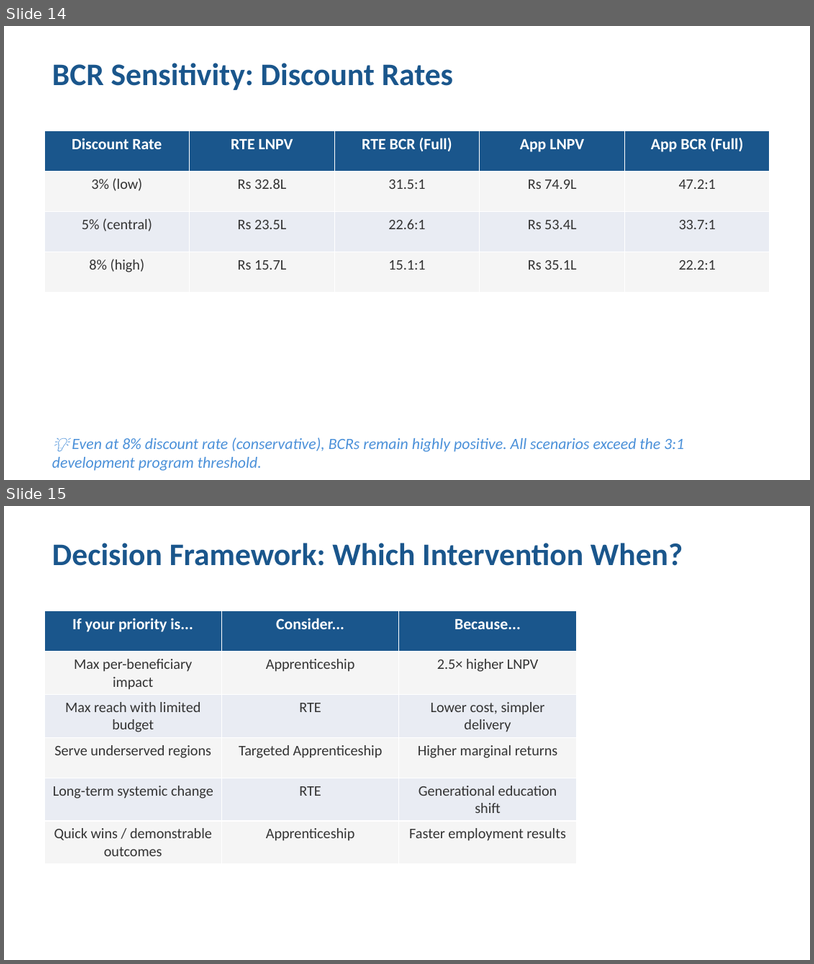
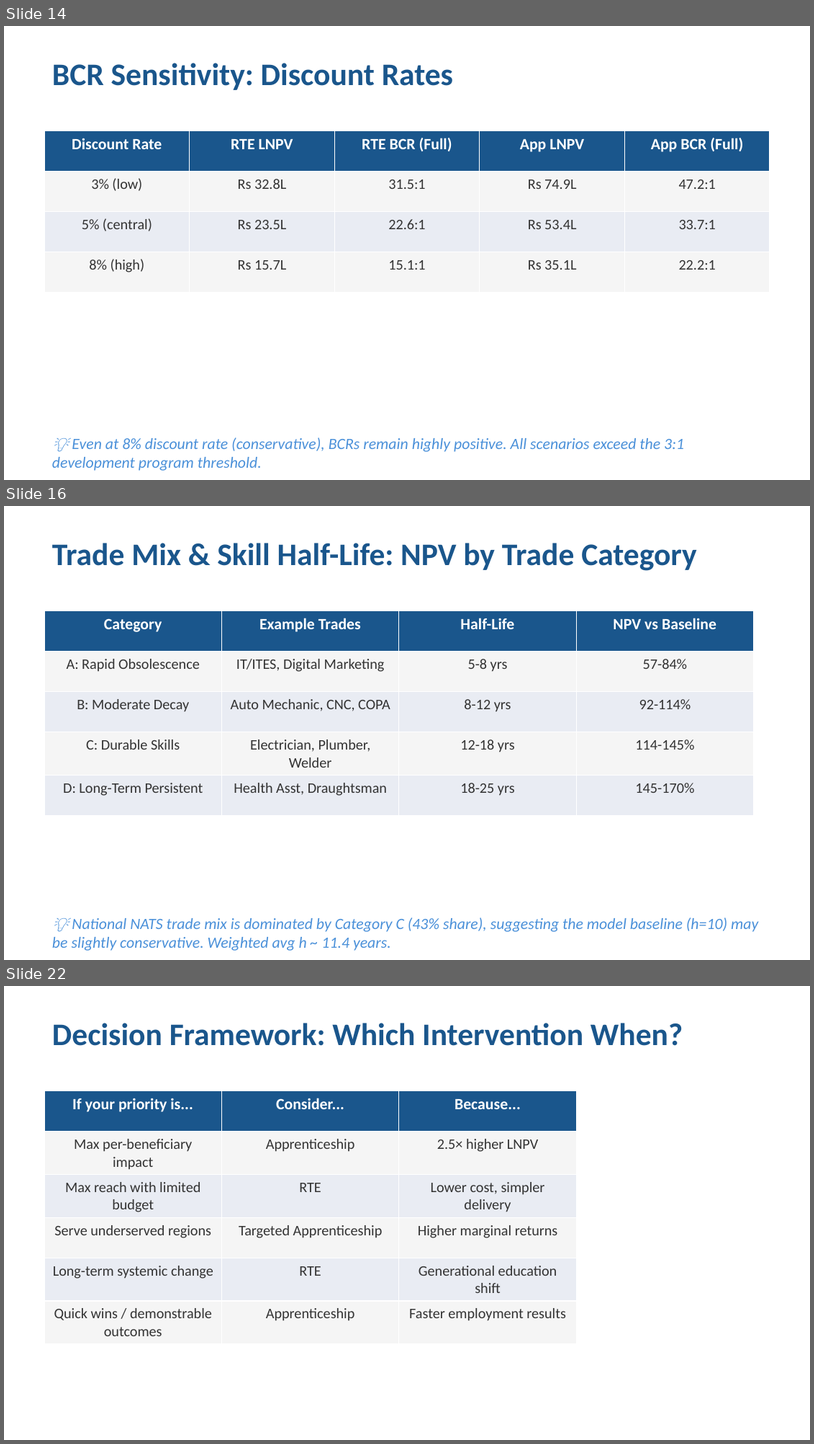
Before and after one commit to maxiveloso/rwf-economic-model, a slide deck: Presentation_Founders.pptx. Shown one above the other, each under a label of ours: slides 14 and 15 before the commit, slides 14, 16 and 22 after it; the slides between them are not shown. The pictures are 814x964 and 814x1444 pixels, drawn with LibreOffice and Linux fonts; fonts in the diff are those of the drawing. Boxes give left, top, right and bottom in pixels: in the first picture for what was removed or moved away, otherwise in the second. Text is boxed around its words. In the diff, an @@ line names an element or a change of style, - is before the commit and + after.

```diff
--- a/Presentation_Founders.pptx
+++ b/Presentation_Founders.pptx
@@ slide 16 added at (4, 506, 810, 960), background #FFFFFF @@
@@ text added at (52, 543, 697, 571), 28 pt, text #1A568C, bold @@
+Trade Mix & Skill Half-Life: NPV by Trade Category
@@ table added at (44, 611, 754, 813), 5 rows, 4 columns @@
+Category | Example Trades | Half-Life | NPV vs Baseline
+A: Rapid Obsolescence | IT/ITES, Digital Marketing | 5-8 yrs | 57-84%
+B: Moderate Decay | Auto Mechanic, CNC, COPA | 8-12 yrs | 92-114%
+C: Durable Skills | Electrician, Plumber, Welder | 12-18 yrs | 114-145%
+D: Long-Term Persistent | Health Asst, Draughtsman | 18-25 yrs | 145-170%
@@ text added at (52, 917, 759, 950), 14 pt, text #4A90D9, italic @@
+💡 National NATS trade mix is dominated by Category C (43% share), suggesting the model baseline (h=10) may be slightly conservative. Weighted avg h ~ 11.4 years.
@@ what was slide 15 is now slide 22 @@
```
Also in this commit, not shown: 2 slides changed, 8 other slides added, 1 slide removed, 22 other files.
